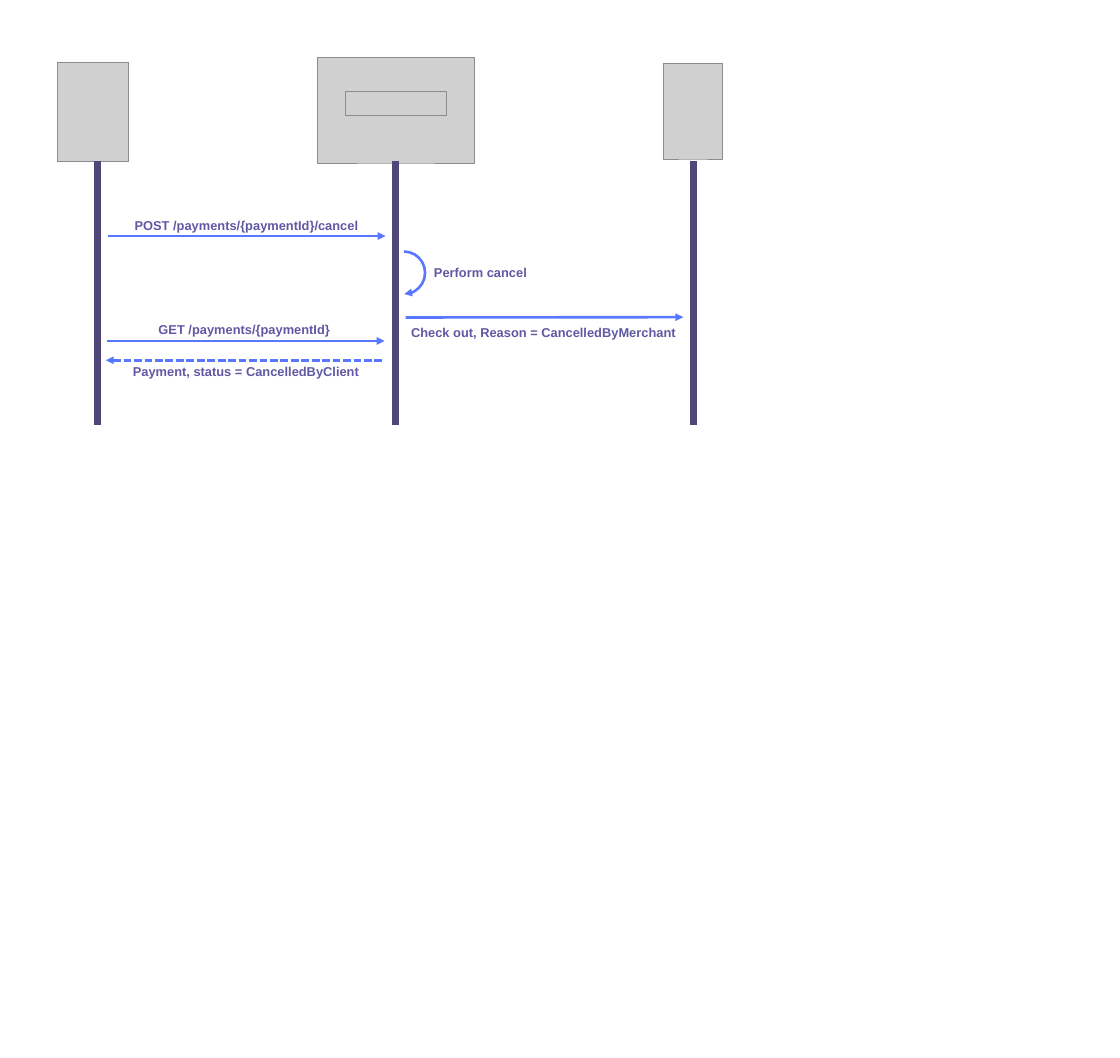
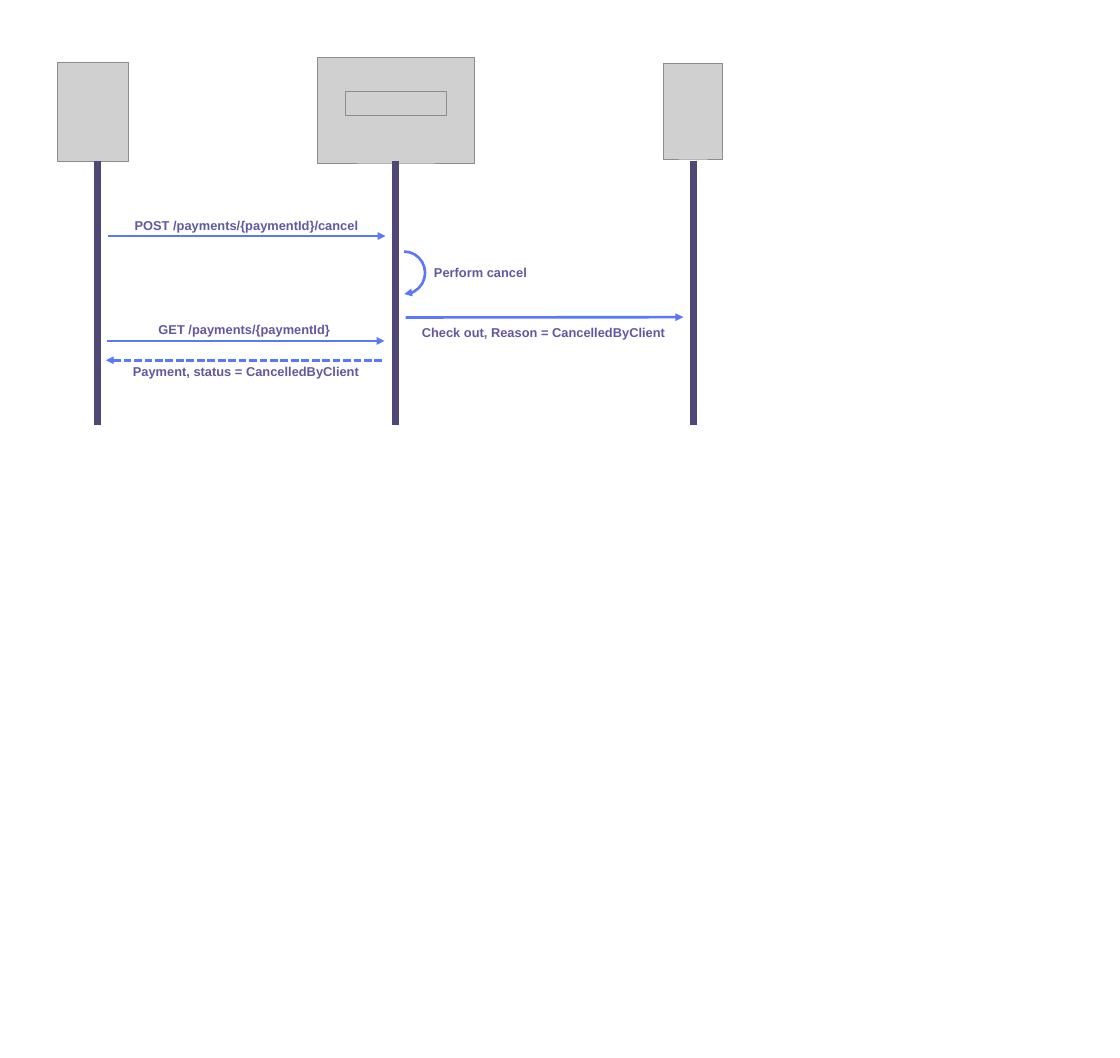
Before and after one commit to mcthuesen/MobilePay-PoS-v10, a slide deck: slide 14 of docs/assets/TitaniumFlows.pptx (slide 13 before the commit). Drawn at 1120x1058 pixels with LibreOffice and Linux fonts; fonts in the diff are those of the drawing; grey boxes stand for pictures. Boxes give left, top, right and bottom in pixels: in the first picture for what was removed or moved away, otherwise in the second. Text is boxed around its words. In the diff, an @@ line names an element or a change of style, - is before the commit and + after.

```diff
--- a/docs/assets/TitaniumFlows.pptx
+++ b/docs/assets/TitaniumFlows.pptx
@@ text at [422,327,665,340]: text changed @@
-Check out, Reason = CancelledByMerchant
+Check out, Reason = CancelledByClient
```
Also in this commit, not shown: 1 other slide changed, 1 slide added.
